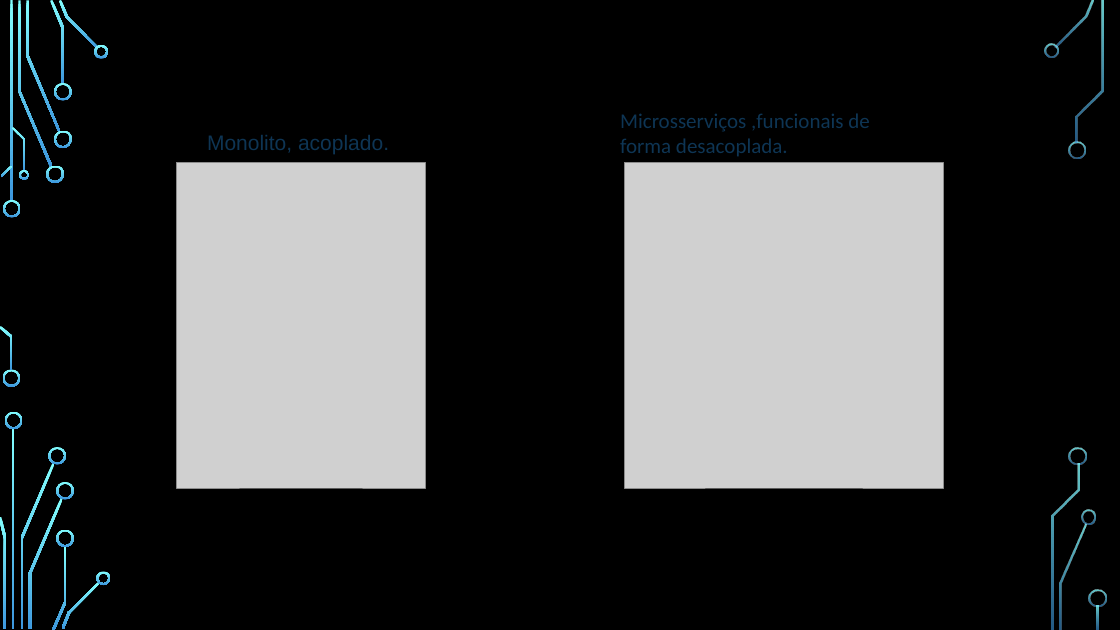
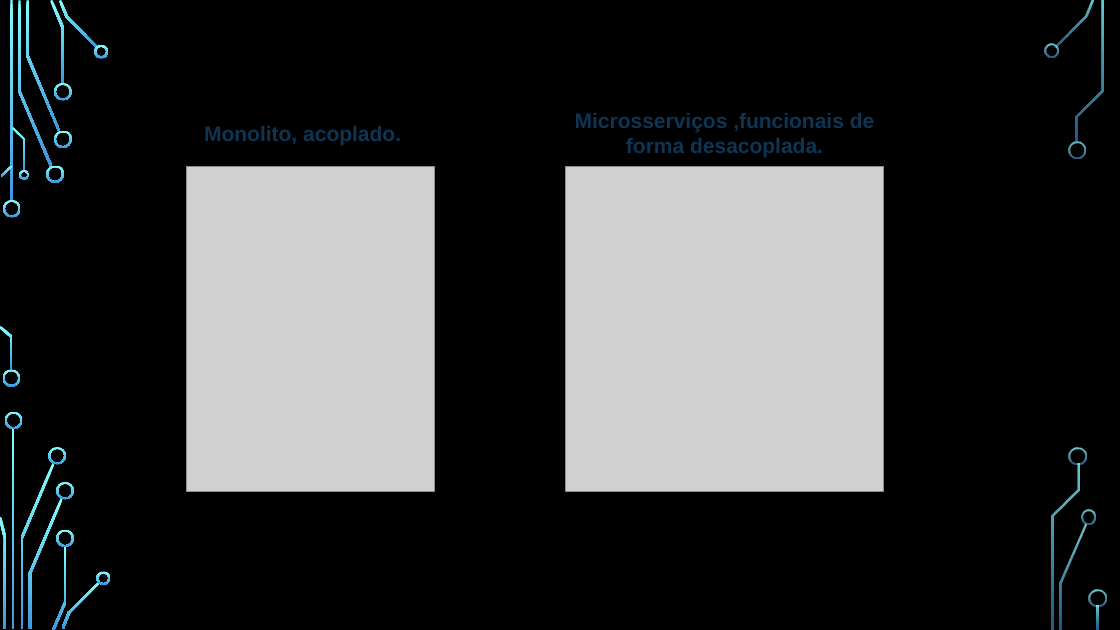
Before and after one commit to prch1/ApresentacaoMSB3, a slide deck: slide 7 of Apresentação_B3_Microserviços.pptx. Drawn at 1120x630 pixels with LibreOffice and Linux fonts; fonts in the diff are those of the drawing; grey boxes stand for pictures; background and template pictures are left out. Boxes give left, top, right and bottom in pixels: in the first picture for what was removed or moved away, otherwise in the second. Text is boxed around its words. In the diff, an @@ line names an element or a change of style, - is before the commit and + after.

```diff
--- a/Apresentação_B3_Microserviços.pptx
+++ b/Apresentação_B3_Microserviços.pptx
@@ text "Monolito, acoplado.": place and size @@
-text "Monolito, acoplado." at (207, 135, 389, 154)
+text "Monolito, acoplado." at (204, 126, 401, 145)
@@ text "Monolito, acoplado." at (204, 126, 401, 145): bold on @@
@@ text "Microsserviços ,funcionais de forma desacoplada.": place and size @@
-text "Microsserviços ,funcionais de forma desacoplada." at (620, 113, 869, 156)
+text "Microsserviços ,funcionais de forma desacoplada." at (575, 113, 874, 157)
@@ text "Microsserviços ,funcionais de forma desacoplada." at (575, 113, 874, 157): font Calibri to Arial, bold on; alignment left to centre @@
@@ picture: place and size @@
-picture at (176, 163, 425, 488)
+picture at (187, 166, 435, 492)
@@ picture: place and size @@
-picture at (625, 163, 944, 488)
+picture at (565, 166, 884, 492)
```
Also in this commit, not shown: 37 other slides changed, 3 slides added, 3 slides removed.
